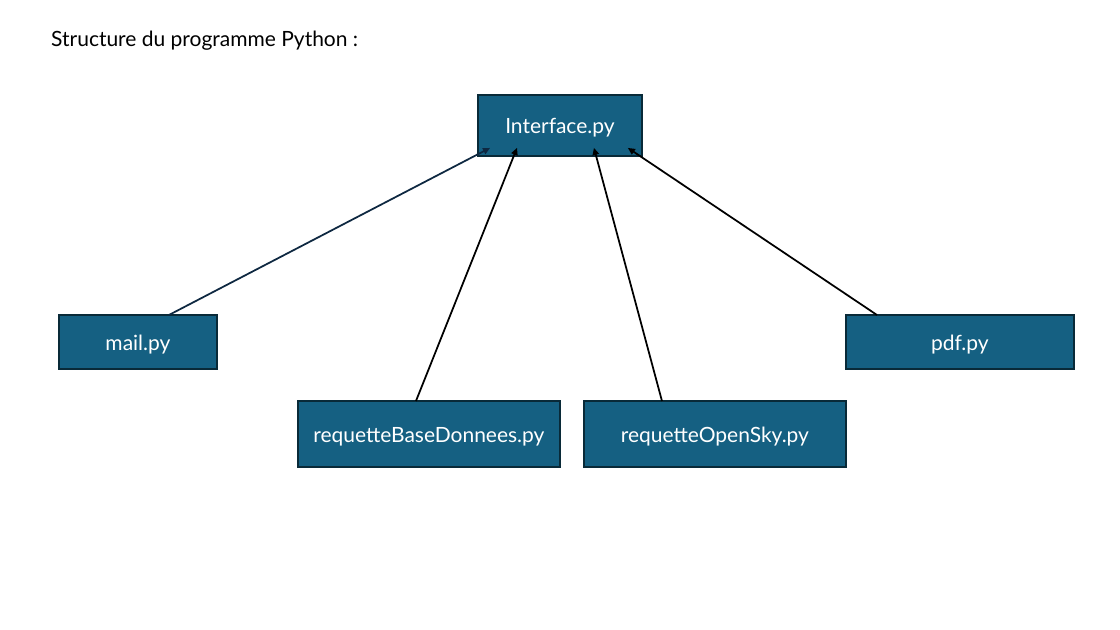
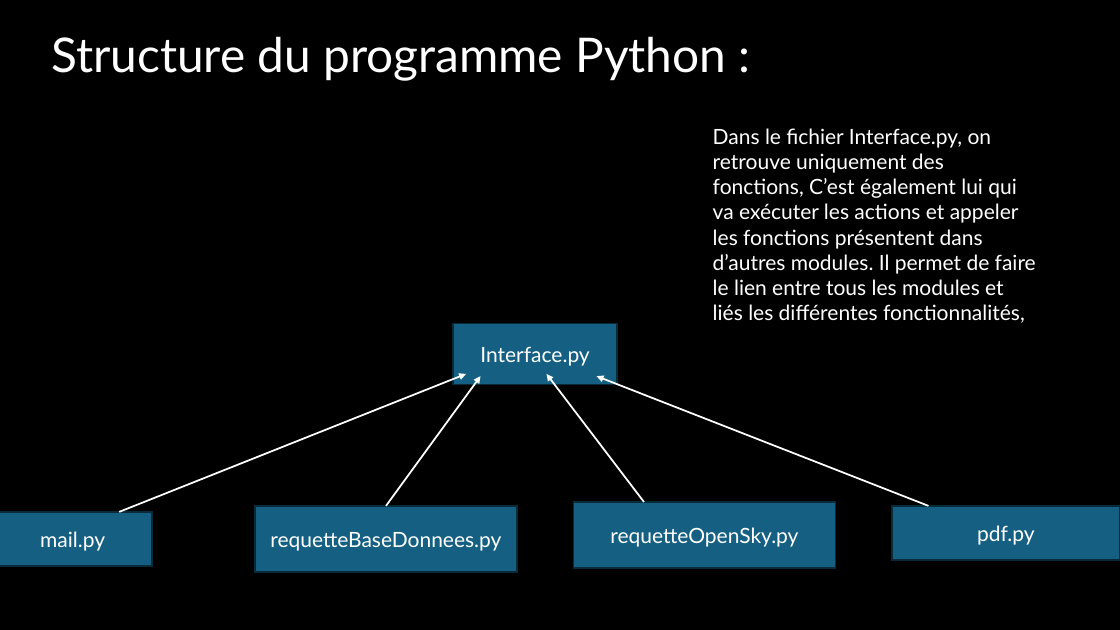
Before and after one commit to MajeurSmith/projet-flight-radar, a slide deck: slide 10 of presentation MAFR.pptx. Drawn at 1120x630 pixels with LibreOffice and Linux fonts; fonts in the diff are those of the drawing. Boxes give left, top, right and bottom in pixels: in the first picture for what was removed or moved away, otherwise in the second. Text is boxed around its words. In the diff, an @@ line names an element or a change of style, - is before the commit and + after.

```diff
--- a/presentation MAFR.pptx
+++ b/presentation MAFR.pptx
@@ background #FFFFFF to #000000 @@
@@ text "Structure du programme Python :" at (x1=51, y1=36, x2=726, y2=81): size 18 to 41 pt, text colour #000000 to #FFFFFF @@
@@ arrow removed from (169, 315) to (490, 148) @@
@@ arrow removed from (416, 401) to (517, 148) @@
@@ arrow removed from (662, 401) to (594, 148) @@
@@ arrow removed from (877, 315) to (628, 148) @@
@@ text added at (x1=713, y1=128, x2=1036, y2=323), 18 pt, text #FFFFFF @@
+Dans le fichier Interface.py, on retrouve uniquement des fonctions, C’est également lui qui va exécuter les actions et appeler les fonctions présentent dans d’autres modules. Il permet de faire le lien entre tous les modules et liés les différentes fonctionnalités,
@@ rectangle "Interface.py" moved from (x1=478, y1=95, x2=642, y2=156) to (x1=453, y1=323, x2=617, y2=385) @@
@@ arrow added from (119, 512) to (466, 374), #FFFFFF 1.5 pt @@
@@ arrow added from (386, 506) to (481, 376), #FFFFFF 1.5 pt @@
@@ arrow added from (644, 502) to (547, 374), #FFFFFF 1.5 pt @@
@@ arrow added from (928, 506) to (597, 376), #FFFFFF 1.5 pt @@
@@ rectangle "requetteBaseDonnees.py" moved from (x1=298, y1=401, x2=560, y2=467) to (x1=255, y1=506, x2=518, y2=572) @@
@@ rectangle "requetteOpenSky.py" moved from (x1=584, y1=401, x2=846, y2=467) to (x1=574, y1=502, x2=836, y2=569) @@
@@ rectangle "pdf.py" moved from (x1=846, y1=315, x2=1074, y2=369) to (x1=892, y1=506, x2=1120, y2=560) @@
@@ rectangle "mail.py" resized from (x1=59, y1=315, x2=217, y2=369) to (x1=0, y1=512, x2=152, y2=565) @@
```
Also in this commit, not shown: 4 other slides changed, 3 slides added, 2 slides removed, 3 other files.
